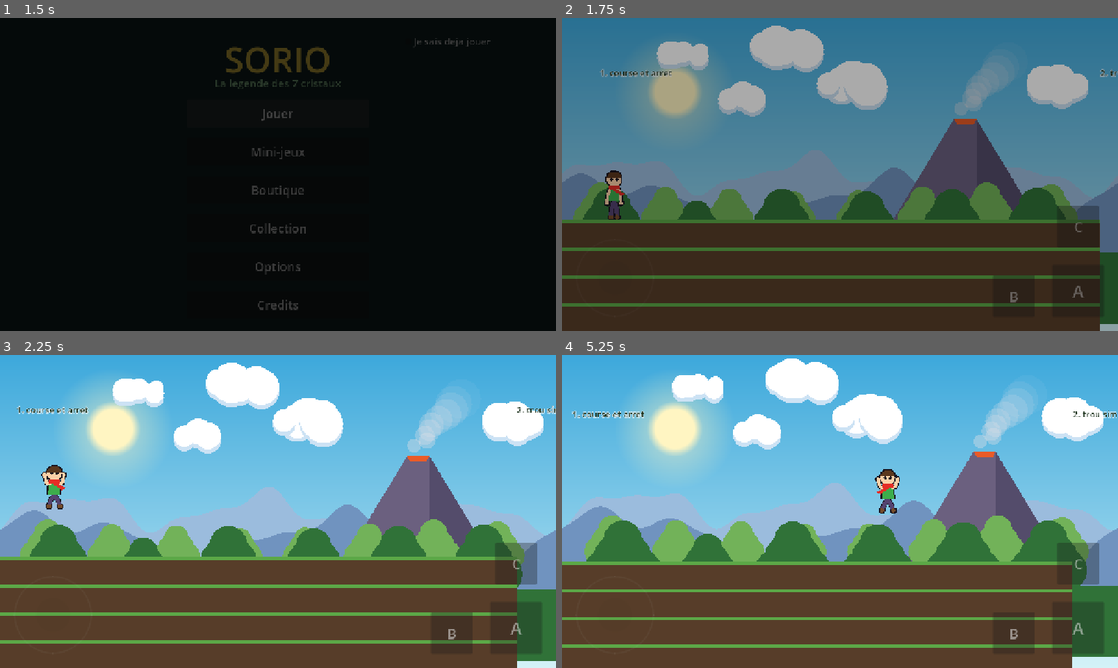
Above: before the commit, frames 1-4 (two rows, left to right).
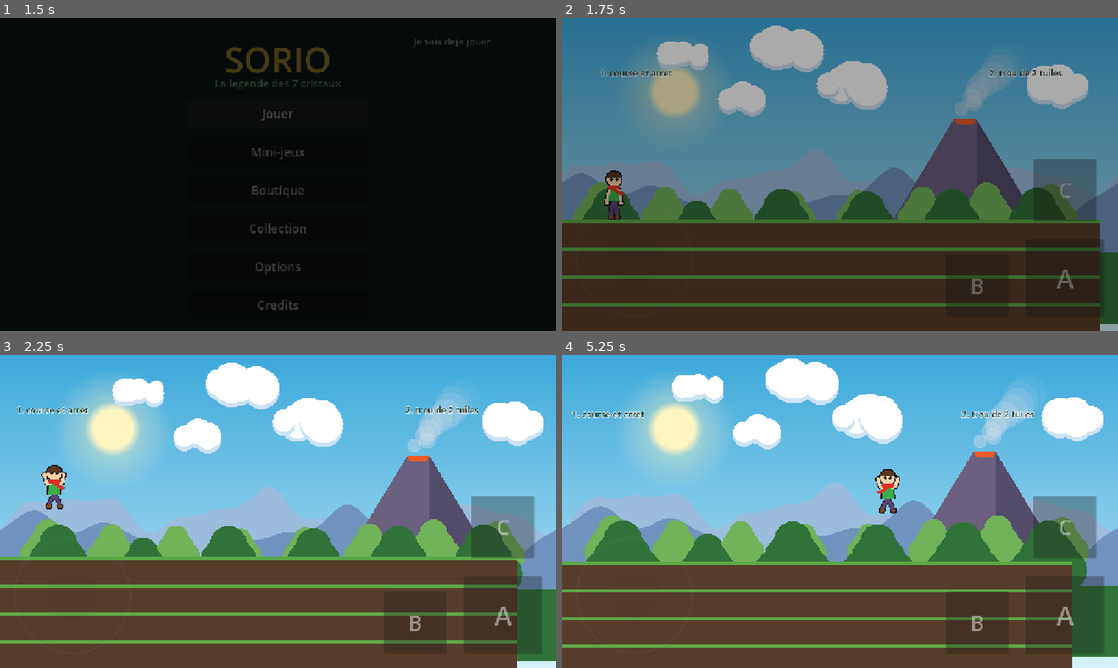
Above: after the commit, the same moments.

Repository: ChrisSanchezfrance/SORIO
Game: Godot game, scene res://src/scenes/boot/boot.tscn
The game is run twice, just before and just after one commit, with the same random seed, the same clock (stepped at 60 frames per second) and the same inputs.
Inputs:
- Up to frame 1 (1.5 s): tap Enter at 0.5 s; hold Right (move_right) 0.53-1.25 s; hold Space (jump) 0.53-1.25 s; tap J (attack) at 0.6 s; click "Jouer" at 1.25 s
- Up to frame 2 (1.75 s): no input
- Up to frame 3 (2.25 s): hold Right (move_right) from 2.03 s (still down); tap Space (jump) at 2.1 s
- Up to frame 4 (5.25 s): tap Space (jump) at 2.27, 2.57, 3.77, 4.07, 5.1 s; tap J (attack) at 2.3, 2.85, 3.8, 4.35 s; release Right (move_right) at 2.78 s; hold Left (move_left) 2.78-3.53 s; hold Space (jump) 2.78-3.53 s; hold Right (move_right) 3.53-5.03 s; tap F (power) at 3.6 s; hold Space (jump) 4.28-5.03 s; hold Left (move_left) from 5.03 s (still down)

Frame 1 is identical in both runs. In frame 2, 2.4% of the frame differs, in the area x 69-100%, y 16-93%; in frame 3, 3.4%; in frame 4, 3.5%, in the area x 69-100%, y 17-94%.

Commit message:
Le bras revient apres le coup, parcours calibre sur la portee de saut
Trois corrections demandees, plus le garde-fou qui empeche la derniere de
se reperdre.

Le bras restait tendu. `cast` est une animation qui ne boucle pas : une fois
jouee, SORIO gardait la pose jusqu'au prochain changement d'etat. La fin du
coup rejoue desormais l'animation de l'etat courant. Un test verifie que
l'animation revient bien a celle de l'etat, et pas seulement qu'elle change.

Parcours proportionne. Les trous du niveau de test faisaient jusqu'a 12
tuiles pour une portee de 4,73 : ils etaient tout simplement infranchissables.
La carte est reconstruite avec des trous de 2, 2 et 3 tuiles, soit 42 %, 42 %
et 63 % de la portee.

Un plafond de 70 % est inscrit dans le code sous le nom MAX_GAP_RATIO, avec
la raison ecrite a cote : un trou calibre a 100 % de la portee serait
franchissable en theorie et injouable en pratique, et c'est exactement le
genre de blocage qu'un enfant ne comprend pas. Il est verifie au chargement
du niveau ET par un test, a partir de PlayerConfig — donc changer la gravite
ou la vitesse de course invalide le parcours immediatement plutot que trois
niveaux plus tard. C'est la regle 5 de B.6, appliquee des la passe 1.

Un second test garde l'autre bord : au moins un trou doit demander un vrai
saut, sinon le parcours n'apprend rien.

Controles agrandis d'une fois et demie : stick 180 -> 270 px, A 120 -> 180,
B et C 96 -> 144.

85 tests au vert. Build web republie.

Diff:
--- a/src/entities/player/player.gd
+++ b/src/entities/player/player.gd
@@ -160,6 +160,10 @@
 		attack_active_timer = maxf(0.0, attack_active_timer - delta)
 		if attack_active_timer <= 0.0:
 			attack_box.monitoring = false
+			# `cast` est une animation qui ne boucle pas : sans ce retour,
+			# SORIO garderait le bras tendu jusqu'au prochain changement
+			# d'etat. On rejoue donc l'animation de l'etat courant.
+			_play_state_animation()
 
 
 ## Ouvre la fenetre de coyote au moment precis ou SORIO quitte le sol sans
--- a/src/scenes/platformer/test_level.gd
+++ b/src/scenes/platformer/test_level.gd
@@ -1,3 +1,4 @@
+class_name TestLevel
 extends Node2D
 ## Niveau de test de la passe 1.
 ##
@@ -17,25 +18,38 @@
 	"................................................................................",
 	"................................................................................",
 	"................................................................................",
-	"..........................................................###...................",
-	".....................................................#....###...................",
-	"................................#............#.......#....###...................",
-	"..S.............................#............#.......#....###...................",
-	"####################.......######............#########....###...................",
-	"####################.......######............#########....###...................",
-	"####################.......######............#########....######################",
-	"####################.......######............#########....######################",
+	"................................................................................",
+	".........................................###....................###.............",
+	".........................................###...............###..................",
+	"..S......................................###..........###.......................",
+	"####################..##########..#############...##############################",
+	"####################..##########..#############...##############################",
+	"####################..##########..#############...##############################",
+	"####################..##########..#############...##############################",
 ]
 
 ## Section -> [colonne de depart, texte affiche].
 const SECTIONS: Array[Dictionary] = [
 	{"column": 2, "label": "1. course et arret"},
-	{"column": 20, "label": "2. trou simple - saut"},
-	{"column": 27, "label": "3. rebord - coyote time"},
-	{"column": 33, "label": "4. mur de 3 tuiles - saut maintenu"},
-	{"column": 46, "label": "5. trou large - portee maximale"},
-	{"column": 58, "label": "6. montee - jump buffer"},
+	{"column": 16, "label": "2. trou de 2 tuiles"},
+	{"column": 24, "label": "3. rebord - coyote time"},
+	{"column": 35, "label": "4. mur de 3 tuiles - saut maintenu"},
+	{"column": 44, "label": "5. trou de 3 tuiles"},
+	{"column": 53, "label": "6. escalier - jump buffer"},
 ]
+
+## Ligne du sol dans la carte.
+const GROUND_ROW: int = 7
+
+## MARGE DE SAUT — regle 5 de B.6, appliquee des maintenant.
+##
+## Aucun trou ne depasse cette fraction de la portee maximale du joueur.
+## 70 % laisse de quoi rater legerement l'appel, sauter un peu tot ou un peu
+## tard, et retomber quand meme sur la plateforme suivante. Un trou calibre
+## a 100 % de la portee serait franchissable en theorie et injouable en
+## pratique — c'est exactement le genre de blocage qu'un enfant ne comprend
+## pas et qui lui fait lacher le jeu.
+const MAX_GAP_RATIO: float = 0.70
 
 ## Plein jour : le decor de fond fournit le ciel, donc la couleur de fond
 ## ne sert plus que de secours si une texture manque.
@@ -52,8 +66,25 @@
 var _camera: GameCamera = null
 
 
+## Largeur de chaque trou du sol, en tuiles. Statique : les tests la lisent
+## sans avoir a monter la scene.
+static func gap_widths() -> Array[int]:
+	var gaps: Array[int] = []
+	var run: int = 0
+	# Le "#" ajoute a la fin ferme le dernier trou eventuel.
+	var line: String = MAP[GROUND_ROW] + "#"
+	for i: int in range(line.length()):
+		if line[i] == ".":
+			run += 1
+		elif run > 0:
+			gaps.append(run)
+			run = 0
+	return gaps
+
+
 func _ready() -> void:
 	RenderingServer.set_default_clear_color(BACKGROUND_COLOR)
+	_check_gaps_are_jumpable()
 	_build_backdrop()
 	_build_geometry()
 	_spawn_player()
@@ -62,6 +93,22 @@
 	_attach_debug_panel()
 	_attach_touch_controls()
 	Perf.begin_sampling()
+
+
+## Verifie que chaque trou reste franchissable avec de la marge. Le calcul
+## vient de `PlayerConfig`, donc changer la gravite ou la vitesse de course
+## rend ce controle faux immediatement plutot que trois niveaux plus tard.
+func _check_gaps_are_jumpable() -> void:
+	var config: PlayerConfig = load(Player.DEFAULT_CONFIG_PATH) as PlayerConfig
+	if config == null:
+		return
+	var budget: float = config.max_jump_distance_tiles() * MAX_GAP_RATIO
+	for gap: int in gap_widths():
+		assert(
+			float(gap) <= budget,
+			"trou de %d tuiles pour un budget de %.1f (portee %.1f x %d %%)"
+			% [gap, budget, config.max_jump_distance_tiles(), int(MAX_GAP_RATIO * 100.0)]
+		)
 
 
 ## Le decor est ajoute en premier : il vit dans un CanvasLayer negatif,
--- a/src/scenes/ui/touch_controls.gd
+++ b/src/scenes/ui/touch_controls.gd
@@ -17,8 +17,8 @@
 const STICK_ZONE_RATIO: float = 1.0 / 3.0
 ## Le joueur peut encore ajuster via Options > Taille des boutons
 ## (Petit x0,85 jusqu'a Tres grand x1,5), qui multiplie ces valeurs.
-const STICK_SIZE: float = 180.0
-const STICK_TIP_SIZE: float = 78.0
+const STICK_SIZE: float = 270.0
+const STICK_TIP_SIZE: float = 117.0
 
 ## Le stick s'efface presque completement au repos : il ne doit pas manger
 ## la vue du niveau alors qu'on sait ou poser son pouce. Il redevient
@@ -37,9 +37,9 @@
 ##   C - pouvoir  (au-dessus de A)
 ## Le saut n'existe QUE sur A. Le stick ne saute pas : deux facons de faire
 ## la meme chose, c'est une facon de trop a 8 ans.
-const BUTTON_A_SIZE: Vector2 = Vector2(120.0, 120.0)
-const BUTTON_B_SIZE: Vector2 = Vector2(96.0, 96.0)
-const BUTTON_C_SIZE: Vector2 = Vector2(96.0, 96.0)
+const BUTTON_A_SIZE: Vector2 = Vector2(180.0, 180.0)
+const BUTTON_B_SIZE: Vector2 = Vector2(144.0, 144.0)
+const BUTTON_C_SIZE: Vector2 = Vector2(144.0, 144.0)
 
 ## Ecart entre boutons. Bien au-dela des 24 px minimum de C.2 : avec trois
 ## cibles voisines, un doigt d'enfant doit pouvoir se tromper de quelques
--- a/tests/player_physics_test.gd
+++ b/tests/player_physics_test.gd
@@ -358,3 +358,40 @@
 func test_default_config_is_valid() -> void:
 	var problems: PackedStringArray = _player.config.validate()
 	assert_eq(problems.size(), 0, "PlayerConfig par defaut doit etre valide")
+
+
+# --- Proportion du parcours (regle 5 de B.6) --------------------------------
+
+func test_every_gap_is_jumpable_with_margin() -> void:
+	# Un trou calibre a 100 % de la portee serait franchissable en theorie et
+	# injouable en pratique. La marge existe pour qu'un enfant puisse rater
+	# legerement son appel et retomber quand meme.
+	var config: PlayerConfig = _player.config
+	var budget: float = config.max_jump_distance_tiles() * TestLevel.MAX_GAP_RATIO
+	var gaps: Array[int] = TestLevel.gap_widths()
+	assert_gt(float(gaps.size()), 0.0, "le niveau doit comporter des trous a franchir")
+	for gap: int in gaps:
+		assert_lt(float(gap), budget + 0.001,
+			"trou de %d tuiles pour un budget de %.2f" % [gap, budget])
+
+
+func test_gaps_are_not_trivially_small() -> void:
+	# L'inverse est un defaut aussi : un parcours dont tous les trous font
+	# une tuile n'apprend rien et n'amuse personne.
+	var widest: int = 0
+	for gap: int in TestLevel.gap_widths():
+		widest = maxi(widest, gap)
+	assert_gt(float(widest), 2.0, "au moins un trou doit demander un vrai saut")
+
+
+func test_attack_animation_returns_to_the_state_pose() -> void:
+	# `cast` ne boucle pas : sans retour explicite, SORIO garderait le bras
+	# tendu jusqu'au prochain changement d'etat.
+	_player.try_attack()
+	await _step(1)
+	assert_eq(String(_player.sprite.animation), "cast")
+	await _step(int(ceil(Player.ATTACK_ACTIVE_SECONDS / PHYSICS_STEP)) + 3)
+	assert_ne(String(_player.sprite.animation), "cast",
+		"le bras doit revenir tout seul une fois le coup termine")
+	assert_eq(String(_player.sprite.animation),
+		String(_player.state_machine.current.get_animation()))
Binary file changed: docs/images/passe1_controles.png
Not shown, changed: PROGRESS.md
